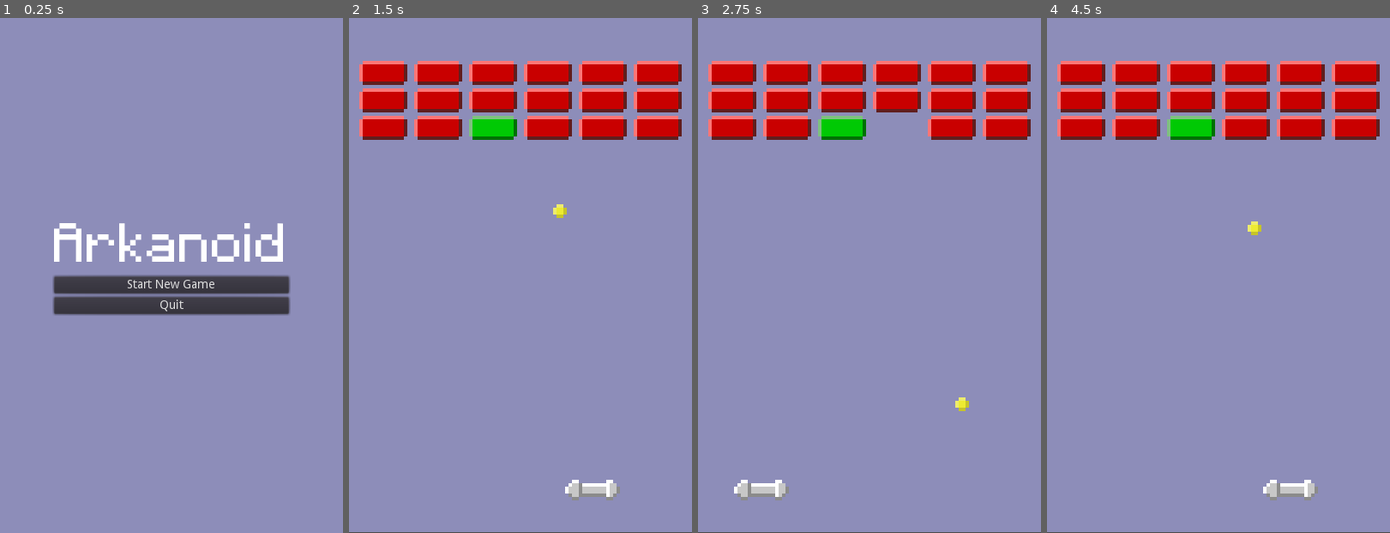
Above: before the commit, frames 1-4 (left to right).
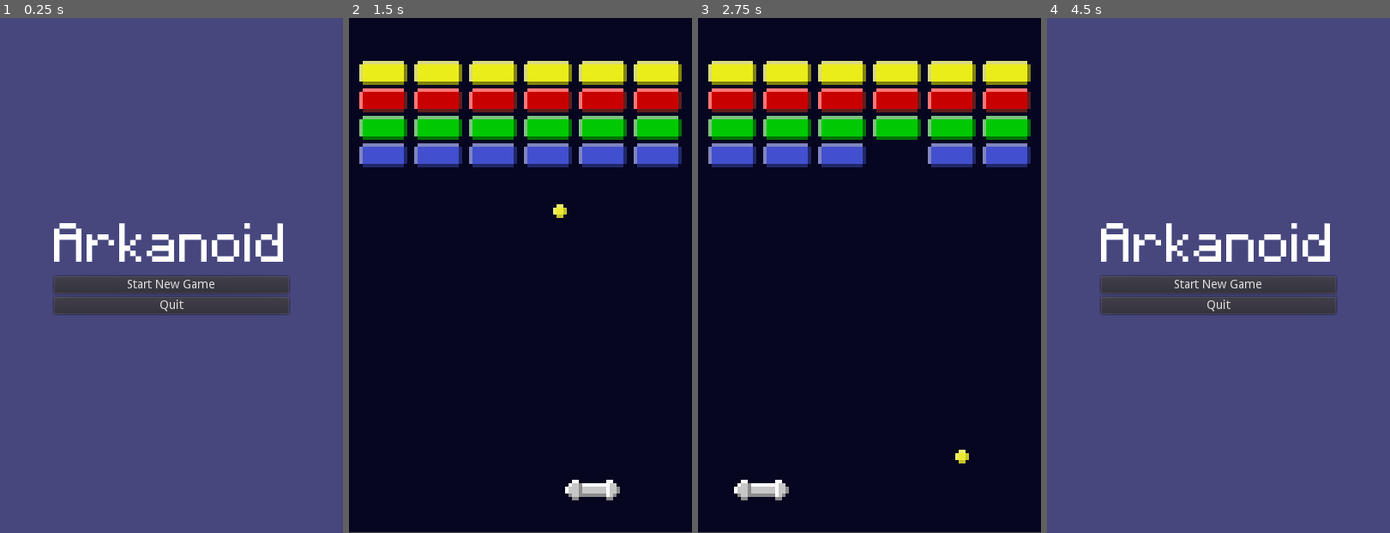
Above: after the commit, the same moments.

Repository: dvarrui/goretro
Game: Godot game, scene res://ui/title.tscn
Same seed, same stepped clock (60 frames per second), same inputs: the game is played once before the commit and once after it.
Inputs:
- Up to frame 1 (0.25 s): no input
- Up to frame 2 (1.5 s): click "Start New Game" at 0.5 s; hold D (player_right) from 1.28 s (still down); tap C (game_continue) at 1.35 s
- Up to frame 3 (2.75 s): release D (player_right) at 2.03 s; hold A (player_left) from 2.03 s (still down); tap N (game_new) at 2.1 s
- Up to frame 4 (4.5 s): release A (player_left) at 2.78 s; hold D (player_right) 2.78-4.28 s; tap C (game_continue) at 2.85, 4.35 s; tap N (game_new) at 3.6 s; hold A (player_left) from 4.28 s (still down)

The runs differ from the first frame. In frame 1, 94% of the frame differs, in the area x 0-100%, y 0-100%; in frame 2, 94%; in frame 3, 94%; in frame 4, 100%.

Commit message:
arkanoid g322 update

Diff:
--- a/arkanoid.g322/actor/ball/ball.gd
+++ b/arkanoid.g322/actor/ball/ball.gd
@@ -2,6 +2,7 @@
 
 onready var sound_block = $sound/block
 onready var sound_wall = $sound/wall
+onready var sound_gameover = $sound/gameover
 
 func _ready():
 	pass # Replace with function body.
@@ -16,4 +17,6 @@
 			sound_wall.play()
 
 func _on_visibility_screen_exited():
+	sound_gameover.play()
+	yield(get_tree().create_timer(1.0), "timeout")
 	get_tree().change_scene("res://ui/title.tscn")
--- a/arkanoid.g322/actor/ball/ball.tscn
+++ b/arkanoid.g322/actor/ball/ball.tscn
@@ -1,9 +1,10 @@
-[gd_scene load_steps=7 format=2]
+[gd_scene load_steps=8 format=2]
 
 [ext_resource path="res://actor/ball/ball.png" type="Texture" id=1]
 [ext_resource path="res://actor/ball/ball.gd" type="Script" id=2]
 [ext_resource path="res://assets/sfx/hit.wav" type="AudioStream" id=3]
 [ext_resource path="res://assets/sfx/pick.wav" type="AudioStream" id=4]
+[ext_resource path="res://assets/sfx/gameover.wav" type="AudioStream" id=5]
 
 [sub_resource type="PhysicsMaterial" id=1]
 friction = 0.0
@@ -36,4 +37,7 @@
 [node name="wall" type="AudioStreamPlayer2D" parent="sound"]
 stream = ExtResource( 3 )
 
+[node name="gameover" type="AudioStreamPlayer2D" parent="sound"]
+stream = ExtResource( 5 )
+
 [connection signal="screen_exited" from="visibility" to="." method="_on_visibility_screen_exited"]
--- a/arkanoid.g322/actor/wall/block.gd
+++ b/arkanoid.g322/actor/wall/block.gd
@@ -5,10 +5,8 @@
 var hits = 0
 
 func _ready():
-	if type == "red":
-		life = 1
-	if type == "green":
-		life = 2
+	if type == "grey":
+		life = 3
 	$sprite.texture = load("res://actor/wall/block/" + type + ".png")
 
 func hit():
--- a/arkanoid.g322/actor/wall/wall.tscn
+++ b/arkanoid.g322/actor/wall/wall.tscn
@@ -2,26 +2,30 @@
 
 [ext_resource path="res://actor/wall/block.tscn" type="PackedScene" id=1]
 
-
-
 [node name="wall" type="Node2D"]
 
 [node name="block01" parent="." instance=ExtResource( 1 )]
+type = "yellow"
 
 [node name="block02" parent="." instance=ExtResource( 1 )]
 position = Vector2( 64, 0 )
+type = "yellow"
 
 [node name="block03" parent="." instance=ExtResource( 1 )]
 position = Vector2( 128, 0 )
+type = "yellow"
 
 [node name="block04" parent="." instance=ExtResource( 1 )]
 position = Vector2( 192, 0 )
+type = "yellow"
 
 [node name="block05" parent="." instance=ExtResource( 1 )]
 position = Vector2( 256, 0 )
+type = "yellow"
 
 [node name="block06" parent="." instance=ExtResource( 1 )]
 position = Vector2( 320, 0 )
+type = "yellow"
 
 [node name="block11" parent="." instance=ExtResource( 1 )]
 position = Vector2( 0, 32 )
@@ -43,18 +47,24 @@
 
 [node name="block21" parent="." instance=ExtResource( 1 )]
 position = Vector2( 0, 64 )
+type = "green"
 
 [node name="block22" parent="." instance=ExtResource( 1 )]
 position = Vector2( 64, 64 )
+type = "green"
 
 [node name="block23" parent="." instance=ExtResource( 1 )]
 position = Vector2( 128, 64 )
+type = "green"
 
 [node name="block24" parent="." instance=ExtResource( 1 )]
 position = Vector2( 192, 64 )
+type = "green"
 
 [node name="block25" parent="." instance=ExtResource( 1 )]
 position = Vector2( 256, 64 )
+type = "green"
 
 [node name="block26" parent="." instance=ExtResource( 1 )]
 position = Vector2( 320, 64 )
+type = "green"
--- a/arkanoid.g322/level/level1.tscn
+++ b/arkanoid.g322/level/level1.tscn
@@ -19,10 +19,7 @@
 [node name="background" type="ColorRect" parent="."]
 margin_right = 402.0
 margin_bottom = 599.0
-color = Color( 0.556863, 0.556863, 0.729412, 1 )
-__meta__ = {
-"_edit_use_anchors_": false
-}
+color = Color( 0.027451, 0.027451, 0.133333, 1 )
 
 [node name="borders" type="Node2D" parent="."]
 
@@ -47,59 +44,104 @@
 [node name="wall" type="Node2D" parent="."]
 position = Vector2( 40, 64 )
 
-[node name="block01" parent="wall" instance=ExtResource( 3 )]
+[node name="row1" type="Node2D" parent="wall"]
+position = Vector2( -40, -65 )
 
-[node name="block02" parent="wall" instance=ExtResource( 3 )]
-position = Vector2( 64, 0 )
+[node name="block01" parent="wall/row1" instance=ExtResource( 3 )]
+position = Vector2( 40, 65 )
+type = "yellow"
 
-[node name="block03" parent="wall" instance=ExtResource( 3 )]
-position = Vector2( 128, 0 )
+[node name="block02" parent="wall/row1" instance=ExtResource( 3 )]
+position = Vector2( 104, 65 )
+type = "yellow"
 
-[node name="block04" parent="wall" instance=ExtResource( 3 )]
-position = Vector2( 192, 0 )
+[node name="block03" parent="wall/row1" instance=ExtResource( 3 )]
+position = Vector2( 168, 65 )
+type = "yellow"
 
-[node name="block05" parent="wall" instance=ExtResource( 3 )]
-position = Vector2( 256, 0 )
+[node name="block04" parent="wall/row1" instance=ExtResource( 3 )]
+position = Vector2( 232, 65 )
+type = "yellow"
 
-[node name="block06" parent="wall" instance=ExtResource( 3 )]
-position = Vector2( 320, 0 )
+[node name="block05" parent="wall/row1" instance=ExtResource( 3 )]
+position = Vector2( 296, 65 )
+type = "yellow"
 
-[node name="block11" parent="wall" instance=ExtResource( 3 )]
+[node name="block06" parent="wall/row1" instance=ExtResource( 3 )]
+position = Vector2( 360, 65 )
+type = "yellow"
+
+[node name="row2" type="Node2D" parent="wall"]
+
+[node name="block11" parent="wall/row2" instance=ExtResource( 3 )]
 position = Vector2( 0, 32 )
 
-[node name="block12" parent="wall" instance=ExtResource( 3 )]
+[node name="block12" parent="wall/row2" instance=ExtResource( 3 )]
 position = Vector2( 64, 32 )
 
-[node name="block13" parent="wall" instance=ExtResource( 3 )]
+[node name="block13" parent="wall/row2" instance=ExtResource( 3 )]
 position = Vector2( 128, 32 )
 
-[node name="block14" parent="wall" instance=ExtResource( 3 )]
+[node name="block14" parent="wall/row2" instance=ExtResource( 3 )]
 position = Vector2( 192, 32 )
 
-[node name="block15" parent="wall" instance=ExtResource( 3 )]
+[node name="block15" parent="wall/row2" instance=ExtResource( 3 )]
 position = Vector2( 256, 32 )
 
-[node name="block16" parent="wall" instance=ExtResource( 3 )]
+[node name="block16" parent="wall/row2" instance=ExtResource( 3 )]
 position = Vector2( 320, 32 )
 
-[node name="block21" parent="wall" instance=ExtResource( 3 )]
+[node name="row3" type="Node2D" parent="wall"]
+
+[node name="block21" parent="wall/row3" instance=ExtResource( 3 )]
 position = Vector2( 0, 64 )
+type = "green"
 
-[node name="block22" parent="wall" instance=ExtResource( 3 )]
+[node name="block22" parent="wall/row3" instance=ExtResource( 3 )]
 position = Vector2( 64, 64 )
+type = "green"
 
-[node name="block23" parent="wall" instance=ExtResource( 3 )]
+[node name="block23" parent="wall/row3" instance=ExtResource( 3 )]
 position = Vector2( 128, 64 )
 type = "green"
 
-[node name="block24" parent="wall" instance=ExtResource( 3 )]
+[node name="block24" parent="wall/row3" instance=ExtResource( 3 )]
 position = Vector2( 192, 64 )
+type = "green"
 
-[node name="block25" parent="wall" instance=ExtResource( 3 )]
+[node name="block25" parent="wall/row3" instance=ExtResource( 3 )]
 position = Vector2( 256, 64 )
+type = "green"
 
-[node name="block26" parent="wall" instance=ExtResource( 3 )]
+[node name="block26" parent="wall/row3" instance=ExtResource( 3 )]
 position = Vector2( 320, 64 )
+type = "green"
+
+[node name="row4" type="Node2D" parent="wall"]
+
+[node name="block27" parent="wall/row4" instance=ExtResource( 3 )]
+position = Vector2( 0, 96 )
+type = "blue"
+
+[node name="block28" parent="wall/row4" instance=ExtResource( 3 )]
+position = Vector2( 64, 96 )
+type = "blue"
+
+[node name="block29" parent="wall/row4" instance=ExtResource( 3 )]
+position = Vector2( 128, 96 )
+type = "blue"
+
+[node name="block30" parent="wall/row4" instance=ExtResource( 3 )]
+position = Vector2( 192, 96 )
+type = "blue"
+
+[node name="block31" parent="wall/row4" instance=ExtResource( 3 )]
+position = Vector2( 256, 96 )
+type = "blue"
+
+[node name="block32" parent="wall/row4" instance=ExtResource( 3 )]
+position = Vector2( 320, 96 )
+type = "blue"
 
 [node name="ball" parent="." instance=ExtResource( 4 )]
 position = Vector2( 200, 500 )
--- a/arkanoid.g322/ui/title.tscn
+++ b/arkanoid.g322/ui/title.tscn
@@ -13,16 +13,13 @@
 [node name="background" type="ColorRect" parent="."]
 margin_right = 400.0
 margin_bottom = 600.0
-color = Color( 0.556863, 0.556863, 0.729412, 1 )
+color = Color( 0.282353, 0.282353, 0.498039, 1 )
 
 [node name="margin" type="MarginContainer" parent="."]
 margin_left = 63.0
 margin_top = 49.0
 margin_right = 337.0
 margin_bottom = 529.0
-__meta__ = {
-"_edit_use_anchors_": false
-}
 
 [node name="v_container" type="VBoxContainer" parent="margin"]
 margin_top = 183.0
Not shown, added: arkanoid.g322/assets/sfx/gameover.wav.import
Not shown, added: arkanoid.g322/assets/sfx/gameover.wav
